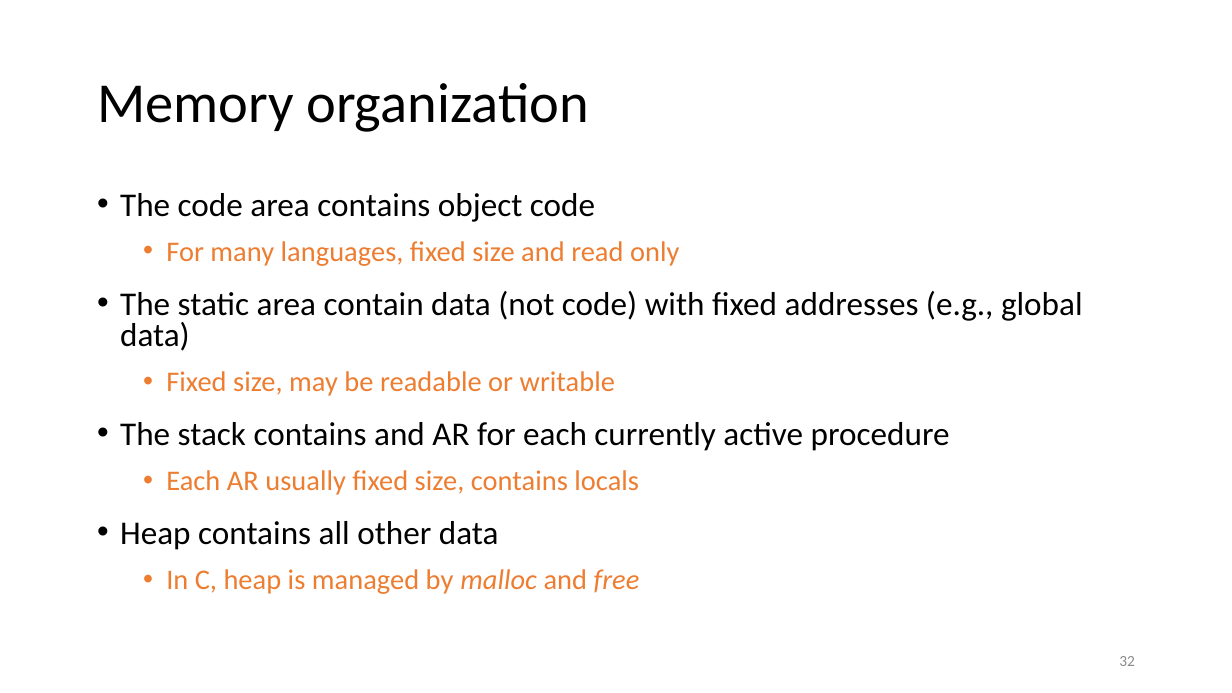
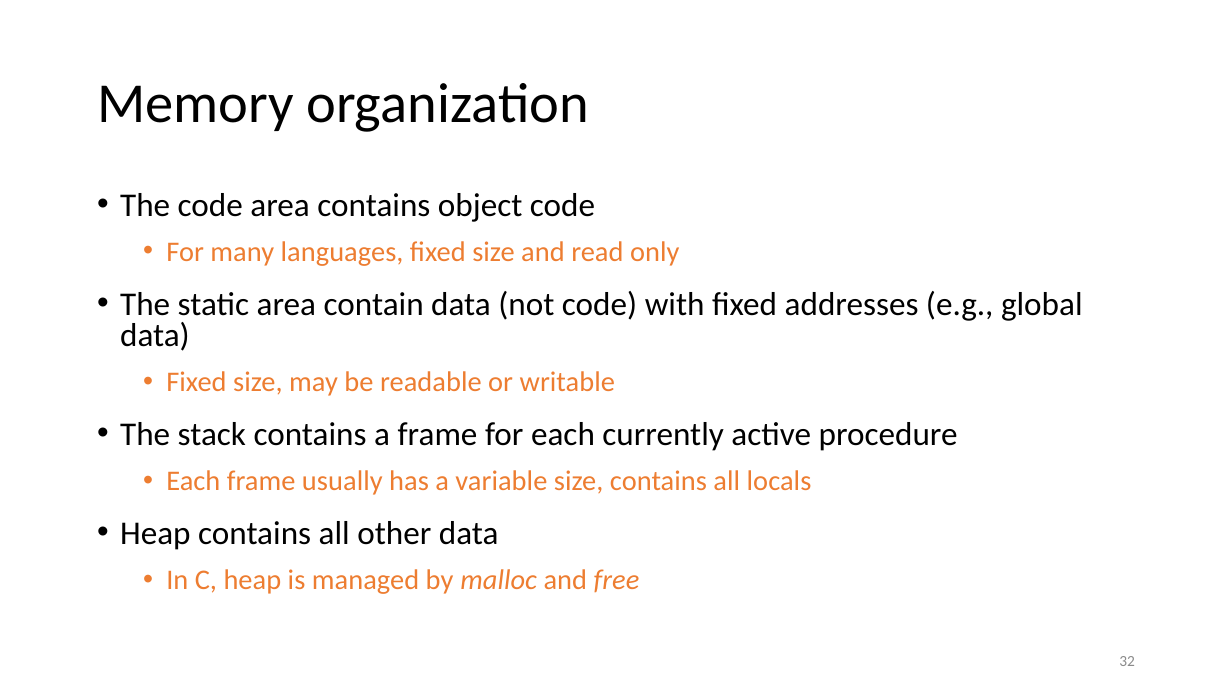
Before and after one commit to anoopsarkar/compilers-class, a slide deck: slide 32 of assets/ppt/codegen/runtime.pptx. Drawn at 1232x693 pixels with LibreOffice and Linux fonts; fonts in the diff are those of the drawing. Boxes give left, top, right and bottom in pixels: in the first picture for what was removed or moved away, otherwise in the second. Text is boxed around its words. In the diff, an @@ line names an element or a change of style, - is before the commit and + after.

```diff
--- a/assets/ppt/codegen/runtime.pptx
+++ b/assets/ppt/codegen/runtime.pptx
@@ text at (120, 422, 958, 495): text changed @@
-• The stack contains and AR for each currently active procedure
-  • Each AR usually fixed size, contains locals
+• The stack contains a frame for each currently active procedure
+  • Each frame usually has a variable size, contains all locals
```
Also in this commit, not shown: 7 other slides changed, 4 other files.
